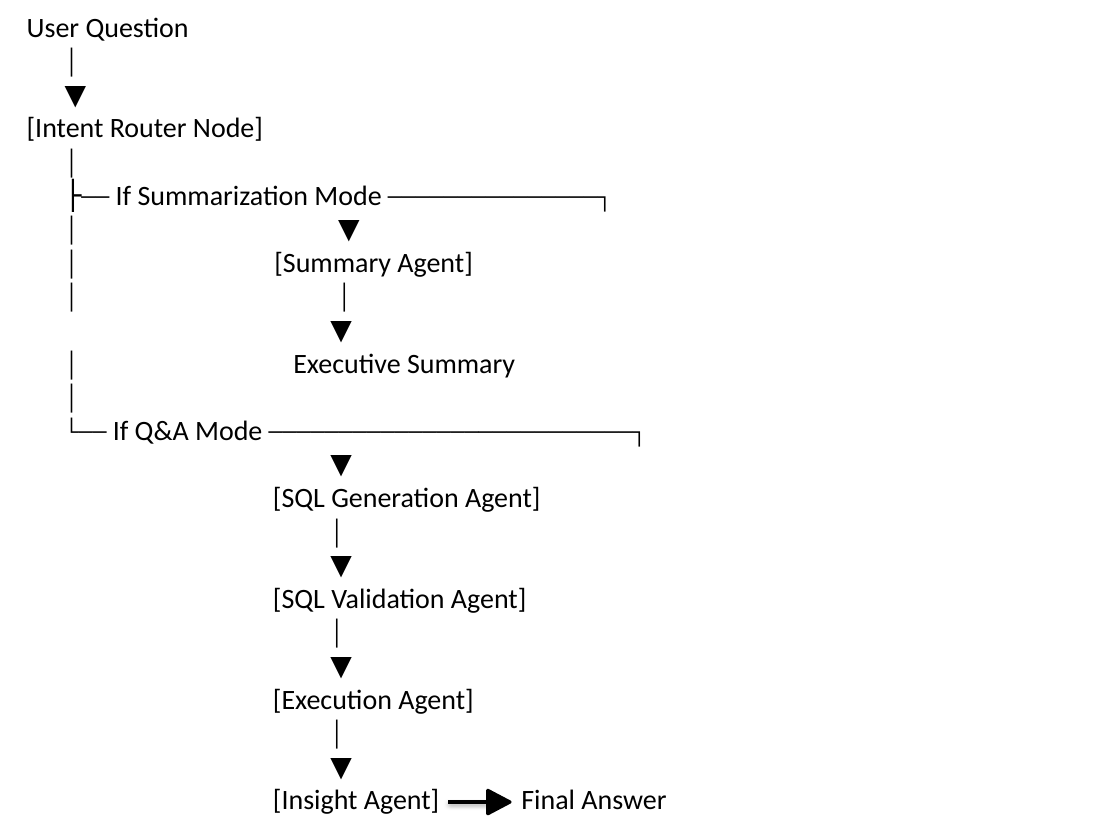
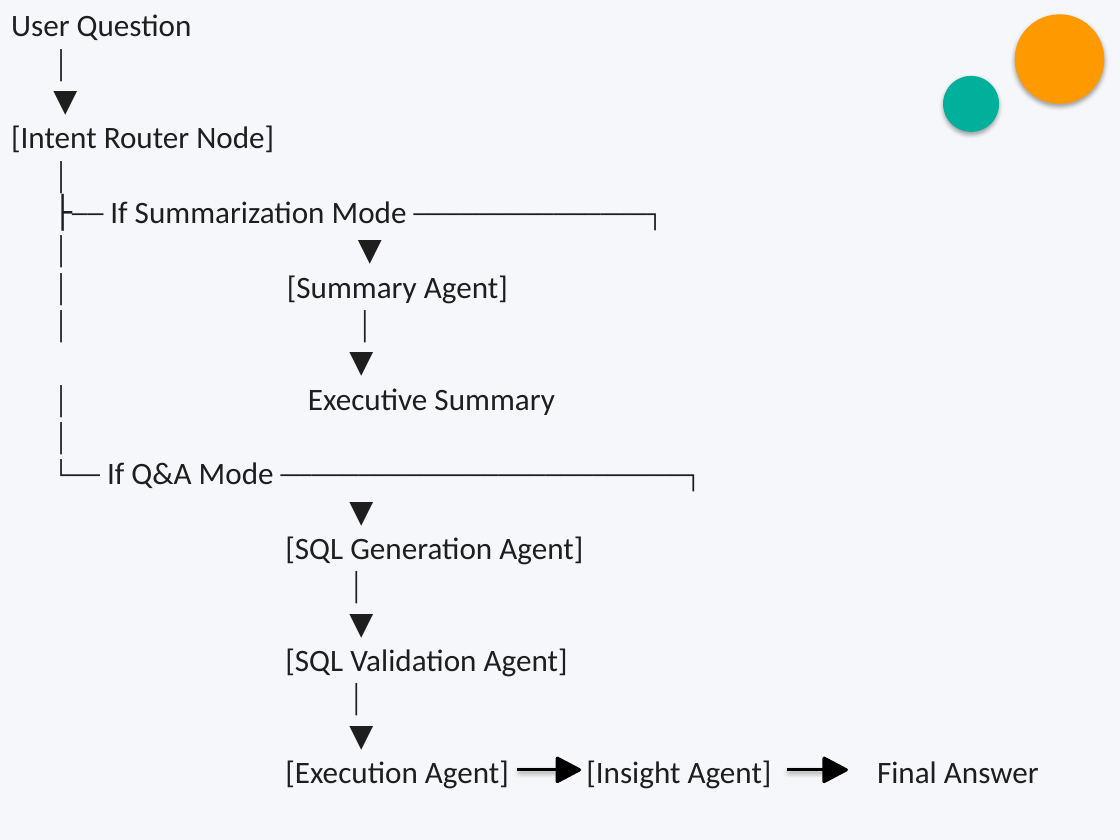
Before and after one commit to abhisam135/retail-insights-assistant, a slide deck: slide 6 of docs/Retail_Insights_Assistant_Presentation.pptx. Drawn at 1120x840 pixels with LibreOffice and Linux fonts; fonts in the diff are those of the drawing. Boxes give left, top, right and bottom in pixels: in the first picture for what was removed or moved away, otherwise in the second. Text is boxed around its words. In the diff, an @@ line names an element or a change of style, - is before the commit and + after.

```diff
--- a/docs/Retail_Insights_Assistant_Presentation.pptx
+++ b/docs/Retail_Insights_Assistant_Presentation.pptx
@@ text "User Question": place and size @@
-text "User Question" at [27,17,666,814]
+text "User Question" at [11,14,1039,789]
@@ rectangle added at [0,0,1120,840], fill #F5F7FA @@
@@ text at [11,14,583,677]: size 18 to 20 pt, text colour #000000 to #1E1E1E in "User Question", "│", "▼", "[Intent Router Node]" and 16 more places @@
@@ ellipse added at [1015,15,1104,104], fill #FF9900 @@
@@ ellipse added at [943,76,999,132], fill #00B09B @@
@@ text at [285,760,1039,789]: text changed; size 18 to 20 pt; text colour #000000 to #1E1E1E @@
-[Execution Agent]
-│
-▼
-[Insight Agent] Final Answer
+[Execution Agent] [Insight Agent] Final Answer
@@ line moved from (448, 802) - (487, 802) to (517, 769) - (558, 769) @@
@@ triangle: place and size @@
-triangle at [488,790,510,814]
+triangle at [557,758,580,781]
@@ triangle at [557,758,580,781]: proportions changed @@
@@ line added from (787, 769) to (827, 769), #000000 2 pt @@
@@ triangle added at [824,758,846,781], fill #000000, outline #000000 2 pt @@
```
Also in this commit, not shown: 14 other slides changed, 1 slide added, 1 slide removed.
